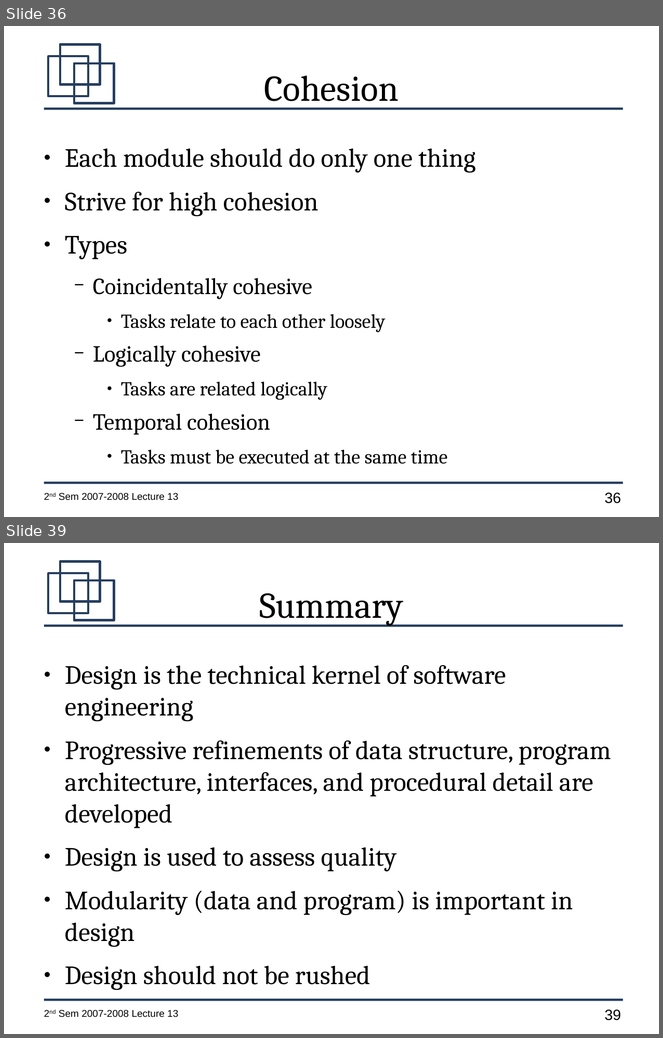
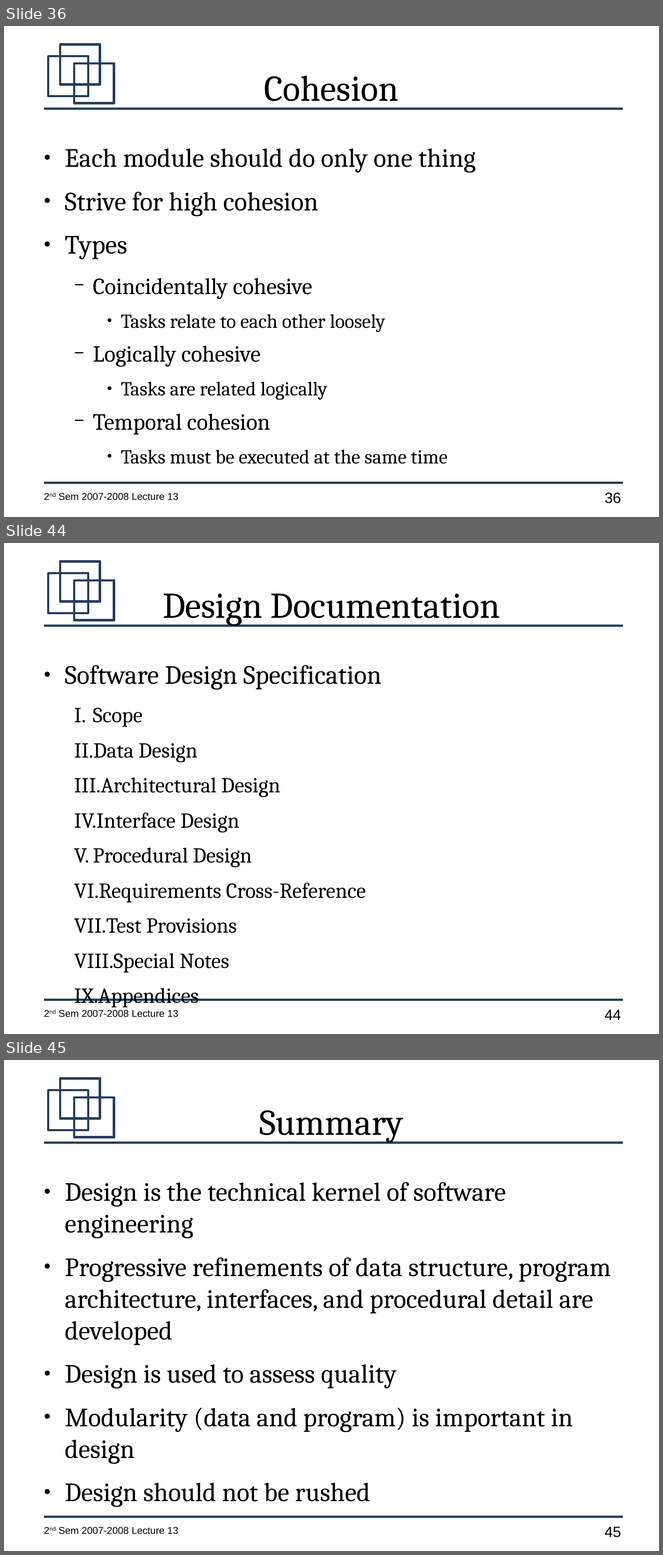
Before and after one commit to jachermocilla/jach-homepage, a slide deck: CMSC128-2nd-Sem-2007-L13.odp. Shown one above the other, each under a label of ours: slides 36 and 39 before the commit, slides 36, 44 and 45 after it; the slides between them are not shown. The pictures are 663x1038 and 663x1555 pixels, drawn with LibreOffice and Linux fonts; fonts in the diff are those of the drawing. Boxes give left, top, right and bottom in pixels: in the first picture for what was removed or moved away, otherwise in the second. Text is boxed around its words. In the diff, an @@ line names an element or a change of style, - is before the commit and + after.

```diff
--- a/CMSC128-2nd-Sem-2007-L13.odp
+++ b/CMSC128-2nd-Sem-2007-L13.odp
@@ slide 44 added at box(4, 543, 659, 1034), background #FFFFFF; not listed: 7 template elements that a slide beside it also shows @@
@@ title added at box(163, 593, 500, 626), 44 pt, text #000000 @@
+Design Documentation
@@ text added at box(65, 665, 382, 1008), 26 pt, text #000000 @@
+● Software Design Specification
+  I. Scope
+  II. Data Design
+  III. Architectural Design
+  IV. Interface Design
+  V. Procedural Design
+  VI. Requirements Cross-Reference
+  VII. Test Provisions
+  VIII. Special Notes
+  IX. Appendices
@@ what was slide 39 is now slide 45 @@
@@ page number at box(605, 1527, 621, 1538): text changed @@
-39
+45
```
Also in this commit, not shown: 1 slide changed, 6 other slides added, 1 slide removed.
